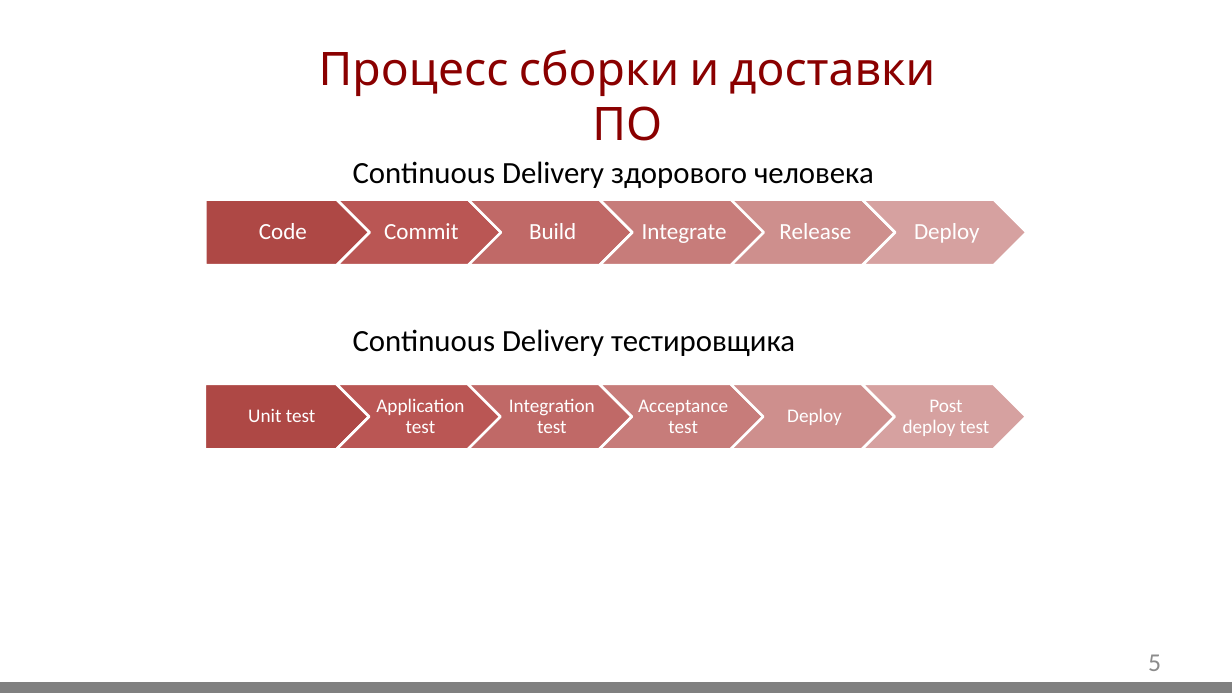
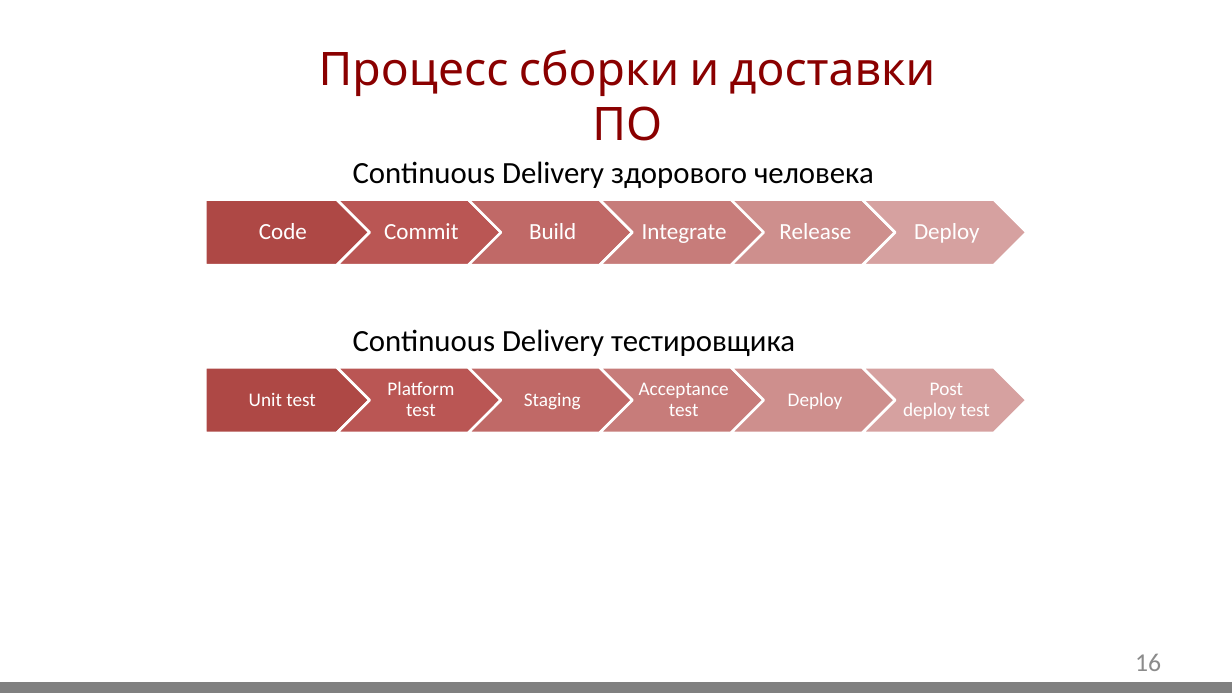
Before and after one commit to GidMaster/qa-courses, a slide deck: slide 16 of lection.pptx (slide 5 before the commit). Drawn at 1232x693 pixels with LibreOffice and Linux fonts; fonts in the diff are those of the drawing; background and template pictures are left out. Boxes give left, top, right and bottom in pixels: in the first picture for what was removed or moved away, otherwise in the second. Text is boxed around its words. In the diff, an @@ line names an element or a change of style, - is before the commit and + after.

```diff
--- a/lection.pptx
+++ b/lection.pptx
@@ text at (387,381,454,416): text changed @@
-Application test
+Platform test
@@ 5 chevrons, 4 texts, 1 pentagon arrow: place and size @@
-5 chevrons, 4 texts, 1 pentagon arrow at (205,384,1027,449)
+5 chevrons, 4 texts, 1 pentagon arrow at (205,367,1027,433)
@@ text removed at (509,399,595,433) @@
-Integration test
@@ text added at (524,393,581,410), 15 pt, text #FFFFFF @@
+Staging
@@ page number at (1135,653,1161,671): text changed @@
-5
+16
```
Also in this commit, not shown: 11 other slides changed, 14 slides added, 4 slides removed.
